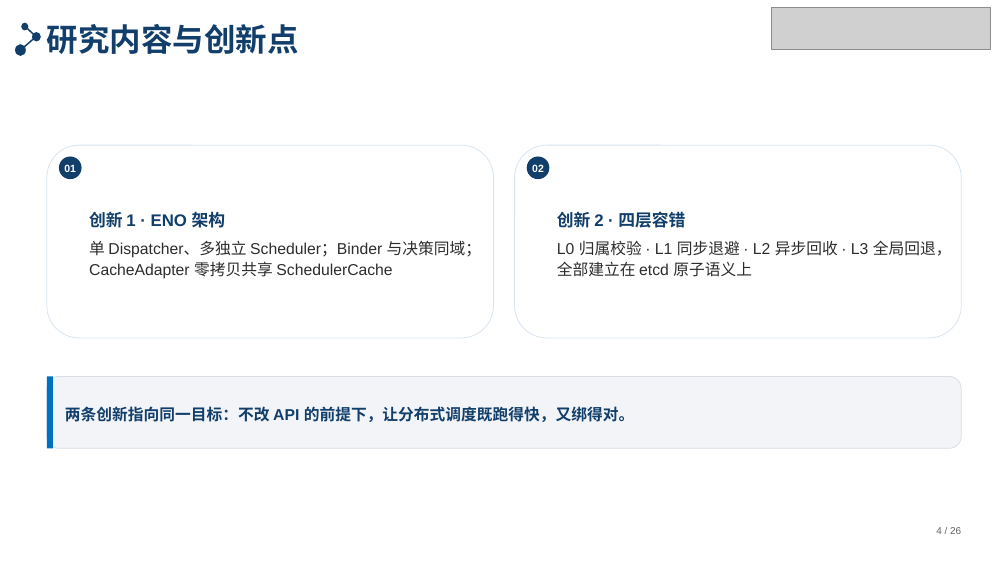
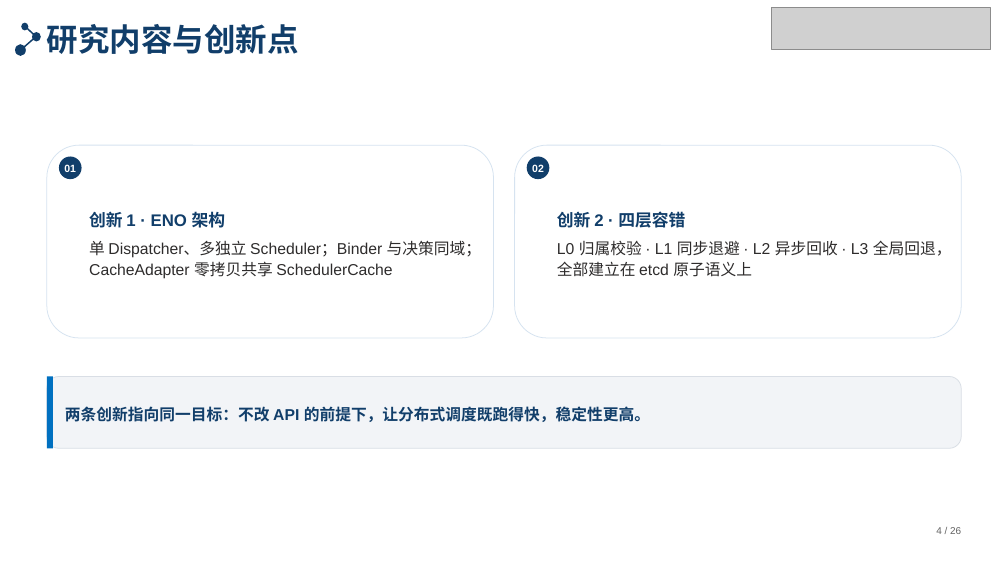
Before and after one commit to tengfei86/godel-scheduler, a slide deck: slide 4 of docs/thesis/defense/答辩PPT-北航模板版.pptx. Drawn at 1008x567 pixels with LibreOffice and Linux fonts; fonts in the diff are those of the drawing; grey boxes stand for pictures. Boxes give left, top, right and bottom in pixels: in the first picture for what was removed or moved away, otherwise in the second. Text is boxed around its words. In the diff, an @@ line names an element or a change of style, - is before the commit and + after.

```diff
--- a/docs/thesis/defense/答辩PPT-北航模板版.pptx
+++ b/docs/thesis/defense/答辩PPT-北航模板版.pptx
@@ text at (x1=65, y1=406, x2=650, y2=422): text changed @@
-两条创新指向同一目标：不改 API 的前提下，让分布式调度既跑得快，又绑得对。
+两条创新指向同一目标：不改 API 的前提下，让分布式调度既跑得快，稳定性更高。
```
Also in this commit, not shown: 2 other files.
